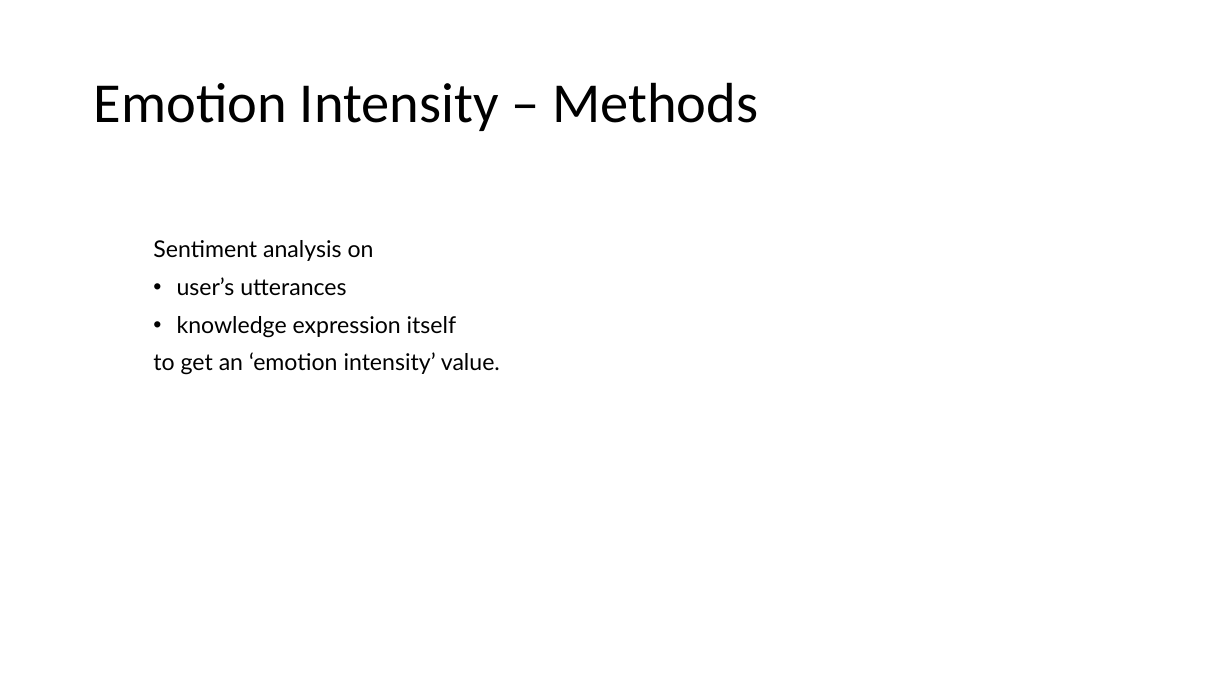
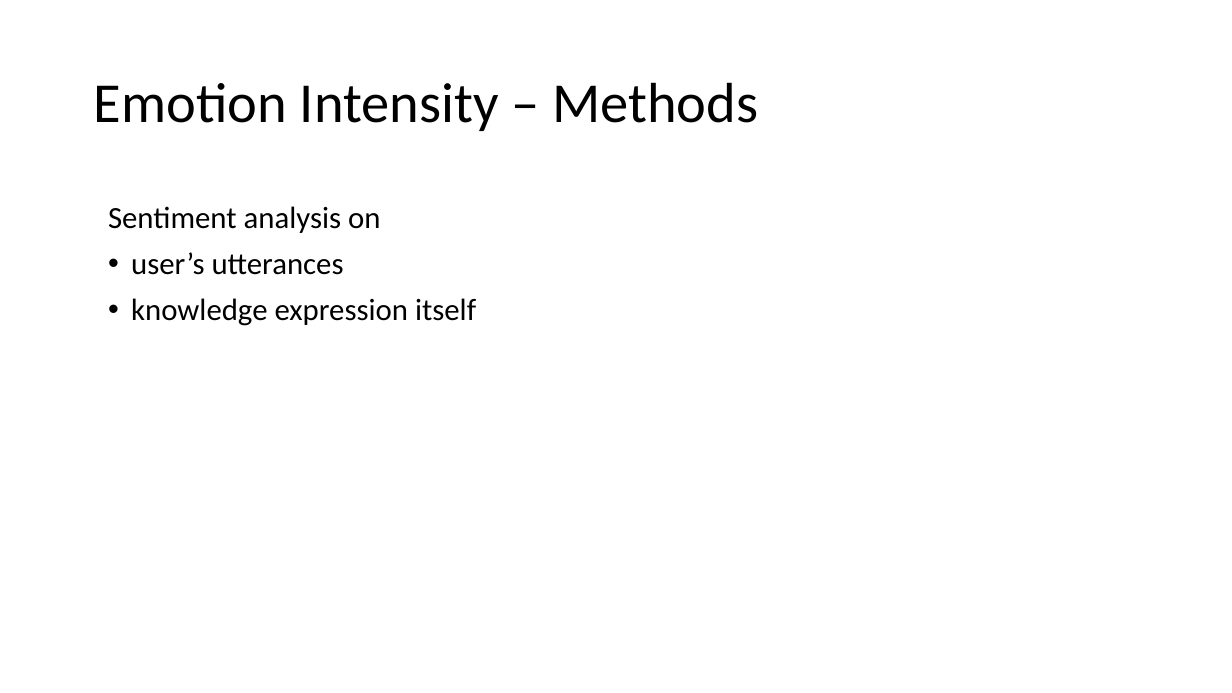
Before and after one commit to Astonzzh/slide, a slide deck: slide 35 of presentation1.pptx (slide 34 before the commit). Drawn at 1232x693 pixels with LibreOffice and Linux fonts; fonts in the diff are those of the drawing. Boxes give left, top, right and bottom in pixels: in the first picture for what was removed or moved away, otherwise in the second. Text is boxed around its words. In the diff, an @@ line names an element or a change of style, - is before the commit and + after.

```diff
--- a/presentation1.pptx
+++ b/presentation1.pptx
@@ text "Sentiment analysis on": place and size @@
-text "Sentiment analysis on" at [153,240,500,375]
+text "Sentiment analysis on" at [108,206,476,326]
@@ text "Sentiment analysis on" at [108,206,476,326]: size 18 to 24 pt, font Lato to Calibri @@
@@ text at [153,352,500,375]: paragraph removed @@
-to get an ‘emotion intensity’ value.
```
Also in this commit, not shown: 30 other slides changed, 2 slides added, 1 slide removed.
